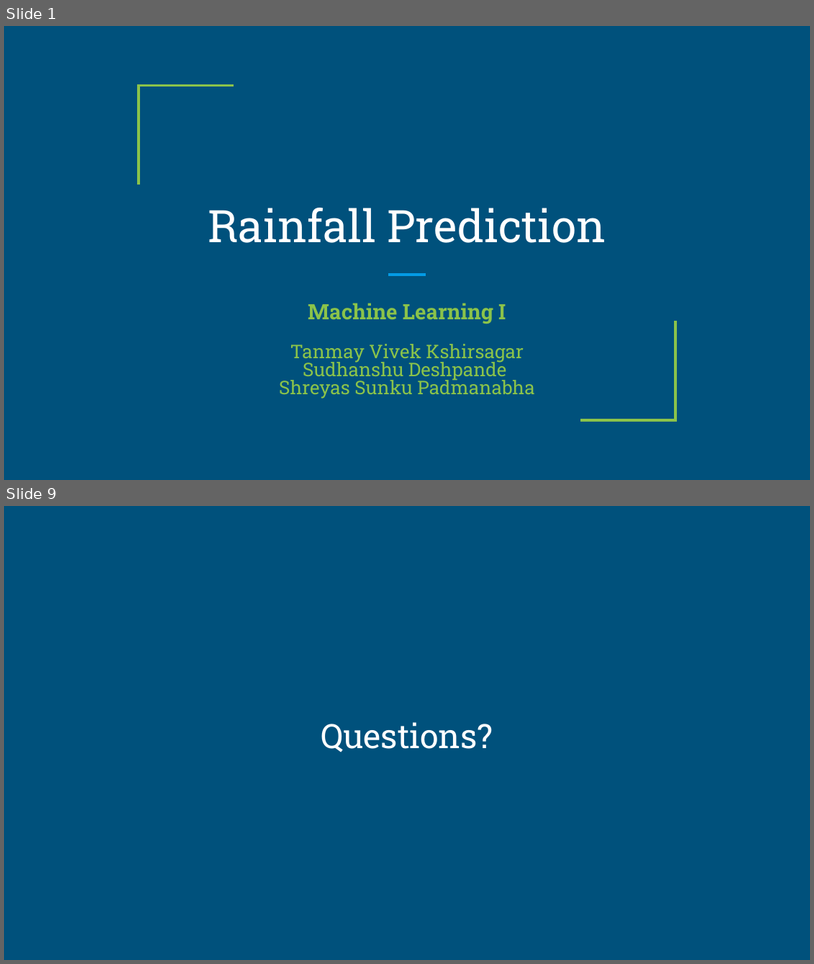
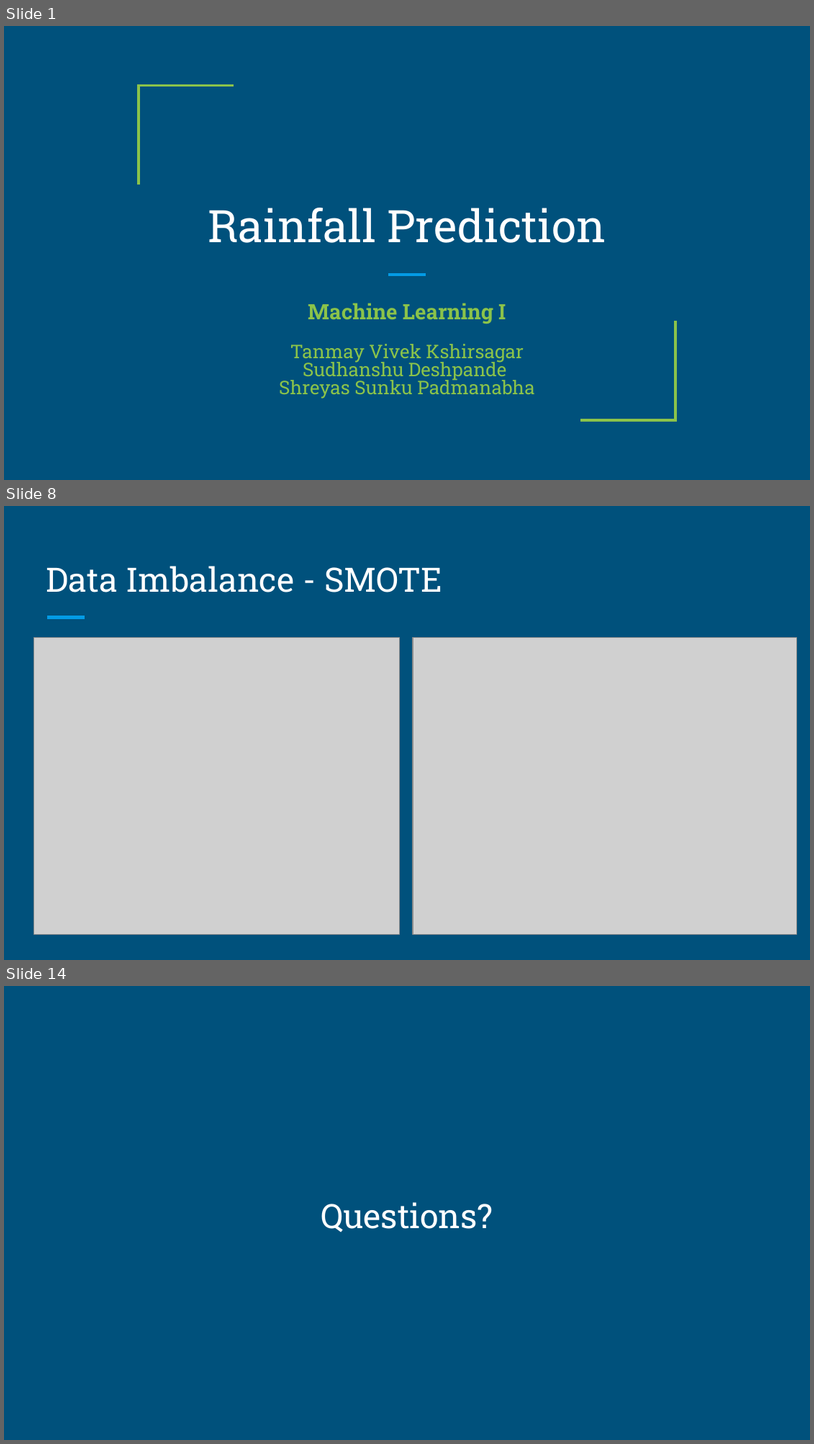
Before and after one commit to tanmayk26/FinalProject-Group3, a slide deck: Final-Group-Presentation/Final-Group-Presentation.pptx. Shown one above the other, each under a label of ours: slides 1 and 9 before the commit, slides 1, 8 and 14 after it; the slides between them are not shown. The pictures are 814x964 and 814x1444 pixels, drawn with LibreOffice and Linux fonts; fonts in the diff are those of the drawing; grey boxes stand for pictures. Boxes give left, top, right and bottom in pixels: in the first picture for what was removed or moved away, otherwise in the second. Text is boxed around its words. In the diff, an @@ line names an element or a change of style, - is before the commit and + after.

```diff
--- a/Final-Group-Presentation/Final-Group-Presentation.pptx
+++ b/Final-Group-Presentation/Final-Group-Presentation.pptx
@@ slide 8 added at (4, 506, 810, 960), background #00517C @@
@@ title added at (46, 566, 442, 592), 30 pt, text #FFFFFF @@
+Data Imbalance - SMOTE
@@ line added from (47, 618) to (85, 618), #039BE5 3 pt @@
@@ picture added at (34, 638, 399, 934) @@
@@ picture added at (413, 638, 797, 934) @@
@@ what was slide 9 is now slide 14 @@
```
Also in this commit, not shown: 3 slides changed, 8 other slides added, 4 slides removed.
